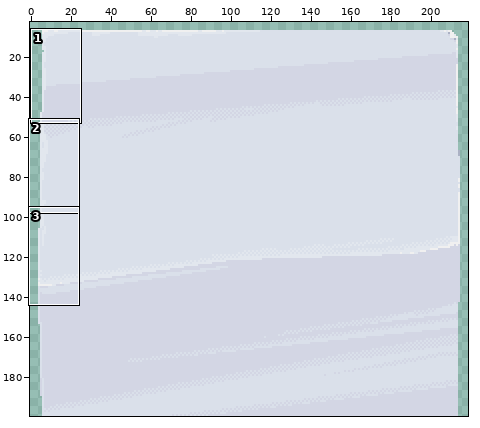
Two versions of one pixel-art file, res/atlas/doc_whitePaper.aseprite. Above, an overview of the earlier version with the close-up marked.
Close-up. Before:
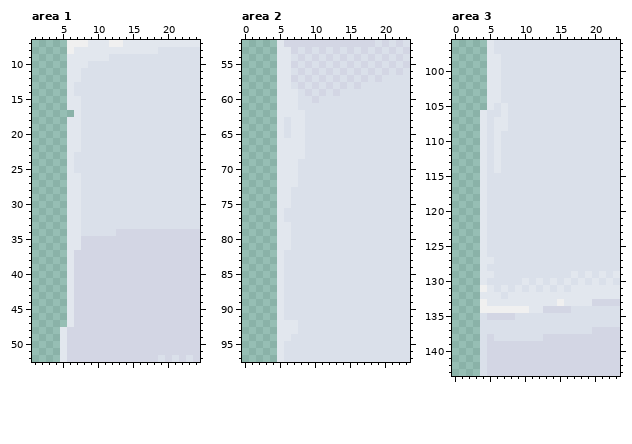
220x200 pixels, 1 frame. Shown: area 1: x 1..24, y 7..52; area 2: x 0..23, y 52..97; area 3: x 0..23, y 96..143. The wide view leaves out empty margins. The commit also changed other parts of the picture, which this record leaves out.
After:
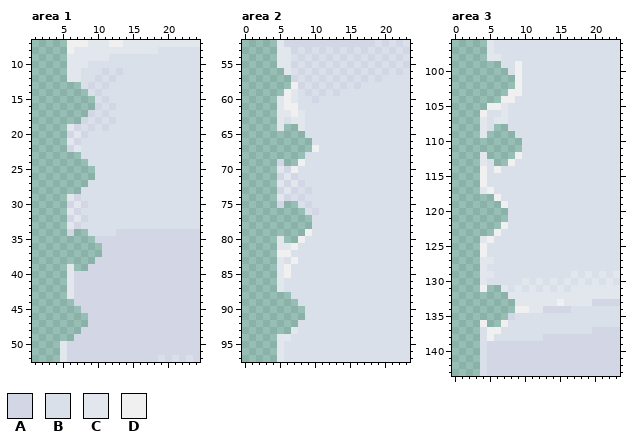
Palette (. is transparent): A #d3d6e4  B #dae0ea  C #e2e7ee  D #f0f0f0
Difference:
--- area 1
@@ x 4..15 @@
 10 ..CCCBBBBBBB
-11 ..CCBBBBBBBB
-12 ..CCBBBBBBBB
-13 ..CBBBBBBBBB
-14 ..CBBBBBBBBB
-15 ..CCBBBBBBBB
-16 ..CCBBBBBBBB
-17 ...CBBBBBBBB
-18 ..CCBBBBBBBB
-19 ..CCBBBBBBBB
-20 ..CCBBBBBBBB
-21 ..CCBBBBBBBB
-22 ..CCBBBBBBBB
-23 ..CBBBBBBBBB
-24 ..CBBBBBBBBB
-25 ..CBBBBBBBBB
-26 ..CCBBBBBBBB
-27 ..CCBBBBBBBB
-28 ..CCBBBBBBBB
-29 ..CCBBBBBBBB
-30 ..CCBBBBBBBB
-31 ..CCBBBBBBBB
-32 ..CCBBBBBBBB
-33 ..CCBBBBBBBB
-34 ..CCBBBBBAAA
-35 ..CCAAAAAAAA
-36 ..CCAAAAAAAA
-37 ..CAAAAAAAAA
-38 ..CAAAAAAAAA
-39 ..CAAAAAAAAA
+11 ..CCBBBABABB
+12 ..CCBBABABBB
+13 ....BABABBBB
+14 .....BABBBBB
+15 ......BABBBB
+16 ......ABABBB
+17 .....ABABBBB
+18 ....ABABABBB
+19 ..CABABABBBB
+20 ..ACABBBBBBB
+21 ..CABBBBBBBB
+22 ..ACBBBBBBBB
+23 ....BBBBBBBB
+24 .....BBBBBBB
+25 ......BBBBBB
+26 ......BBBBBB
+27 .....BBBBBBB
+28 ....BBBBBBBB
+29 ..CABBBBBBBB
+30 ..ACABBBBBBB
+31 ..CABBBBBBBB
+32 ..ACABBBBBBB
+33 ..CABBBBBBBB
+34 ..A..BBBBAAA
+35 ......AAAAAA
+36 .......AAAAA
+37 .......AAAAA
+38 ......AAAAAA
+39 ..C..AAAAAAA
 40 ..CAAAAAAAAA
@@ x 3..10 @@
 43 ...CAAAA
-44 ...CAAAA
-45 ...CAAAA
-46 ...CAAAA
-47 ...CAAAA
-48 ..CAAAAA
-49 ..CAAAAA
+44 ....AAAA
+45 .....AAA
+46 ......AA
+47 ......AA
+48 .....AAA
+49 ....AAAA
 50 ..CAAAAA
--- area 2
@@ x 3..12 @@
 55 ..CCABABAB
-56 ..CCBABABA
-57 ..CCABABAB
-58 ..CCBABABA
-59 ..CCCBABAB
-60 ..CCCBBABB
-61 ..CCCBBBBB
-62 ..CCCCBBBB
+56 ...CBABABA
+57 ....ABABAB
+58 ....DABABA
+59 ...DCBABAB
+60 ..CDCBBABB
+61 ..CDDBBBBB
+62 ..CCDCBBBB
 63 ..CBCCBBBB
-64 ..CBCCBBBB
-65 ..CBCCBBBB
-66 ..CCCCBBBB
-67 ..CCCCBBBB
-68 ..CCCCBBBB
-69 ..CCCBBBBB
-70 ..CCCBBBBB
-71 ..CCCBBBBB
-72 ..CCCBBBBB
-73 ..CCBBBBBB
-74 ..CCBBBBBB
-75 ..CCBBBBBB
-76 ..CBBBBBBB
-77 ..CBBBBBBB
-78 ..CCBBBBBB
-79 ..CCBBBBBB
-80 ..CCBBBBBB
-81 ..CCBBBBBB
-82 ..CBBBBBBB
-83 ..CBBBBBBB
-84 ..CBBBBBBB
-85 ..CBBBBBBB
+64 ..C..CBBBB
+65 ......BBBB
+66 .......BBB
+67 .......DBB
+68 ......BBBB
+69 ..A..DBBBB
+70 ..CADBBBBB
+71 ..ACABBBBB
+72 ..CACABBBB
+73 ..ACABABBB
+74 ..CABABBBB
+75 ..A..BABBB
+76 ......BABB
+77 .......BBB
+78 .......BBB
+79 ......DBBB
+80 ..C..DBBBB
+81 ..CCDBBBBB
+82 ..DDBBBBBB
+83 ..CBDBBBBB
+84 ..CDBBBBBB
+85 ..CDBBBBBB
 86 ..CBBBBBBB
 87 ..CBBBBBBB
-88 ..CBBBBBBB
-89 ..CBBBBBBB
-90 ..CBBBBBBB
-91 ..CBBBBBBB
-92 ..CCCBBBBB
-93 ..CCCBBBBB
+88 ....BBBBBB
+89 .....BBBBB
+90 ......BBBB
+91 ......BBBB
+92 .....BBBBB
+93 ....CBBBBB
 94 ..CCBBBBBB
--- area 3
@@ x 2..11 @@
  98 ...CCBBBBB
- 99 ...CCBBBBB
-100 ...CCBBBBB
-101 ...CCBBBBB
-102 ...CCBBBBB
-103 ...CCBBBBB
-104 ...CCBBBBB
-105 ...CBCBBBB
-106 ..CBBCBBBB
+ 99 .....BBDBB
+100 ......BDBB
+101 .......DBB
+102 .......DBB
+103 ......DDBB
+104 .....DDBBB
+105 ...DDCBBBB
+106 ..DBBCBBBB
 107 ..CBCCBBBB
-108 ..CBCCBBBB
-109 ..CBCBBBBB
-110 ..CBCBBBBB
-111 ..CBCBBBBB
-112 ..CBCBBBBB
-113 ..CBCBBBBB
-114 ..CBCBBBBB
-115 ..CBBBBBBB
-116 ..CBBBBBBB
-117 ..CBBBBBBB
-118 ..CBBBBBBB
-119 ..CBBBBBBB
-120 ..CBBBBBBB
-121 ..CBBBBBBB
-122 ..CBBBBBBB
-123 ..CBBBBBBB
-124 ..CBBBBBBB
-125 ..CBBBBBBB
-126 ..CBBBBBBB
+108 ..CB..BBBB
+109 ..C....BBB
+110 ........BB
+111 ........BB
+112 ..C....DBB
+113 ..CB..DBBB
+114 ..DBDBBBBB
+115 ..DBBBBBBB
+116 ..DBBBBBBB
+117 ..CDBBBBBB
+118 ....DBBBBB
+119 .....DBBBB
+120 ......BBBB
+121 ......BBBB
+122 .....DBBBB
+123 ....DBBBBB
+124 ..CDBBBBBB
+125 ..DBBBBBBB
+126 ..DBBBBBBB
 127 ..CCBBBBBB
@@ x 2..10 @@
 130 ..CBBBBBC
-131 ..DCBCBCB
-132 ..CCCBCCC
-133 ..DCCCCCC
-134 ..DDDDDDD
-135 ..BAAAABB
-136 ..BBBBBBB
-137 ..BBBBBBB
-138 ..BABBBBB
+131 ..D..CBCB
+132 ......CCC
+133 .......CC
+134 .......DD
+135 ......ABB
+136 ..D..DBBB
+137 ..BDDBBBB
+138 ..BDBBBBB
 139 ..BAAAAAA
Boxes around the changes in both close-ups, in picture pixels (x1, y1, x2, y2):
changed: (67, 68, 123, 271)
erased: (60, 299, 88, 341)
changed: (277, 68, 319, 334)
changed: (480, 61, 522, 341)
